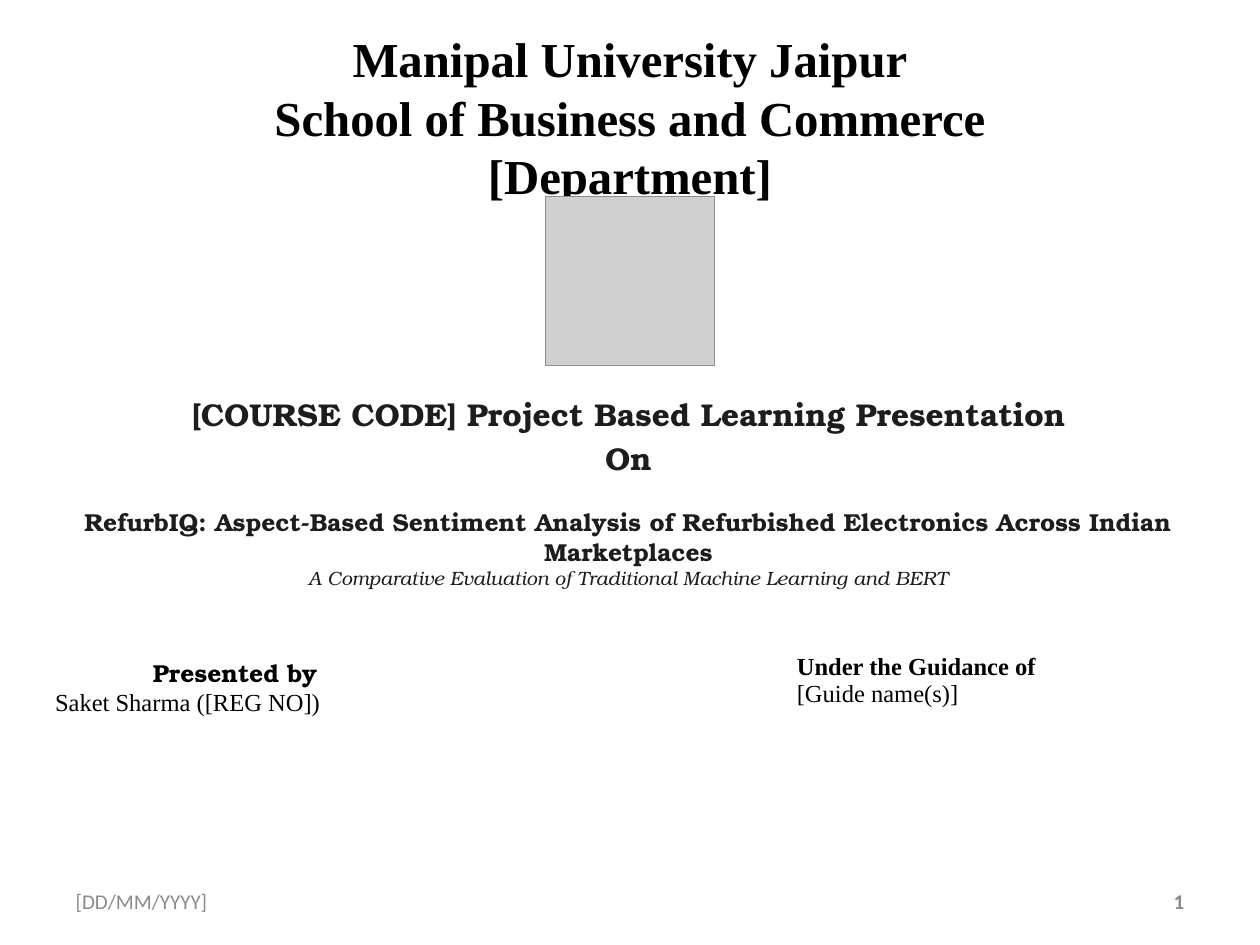
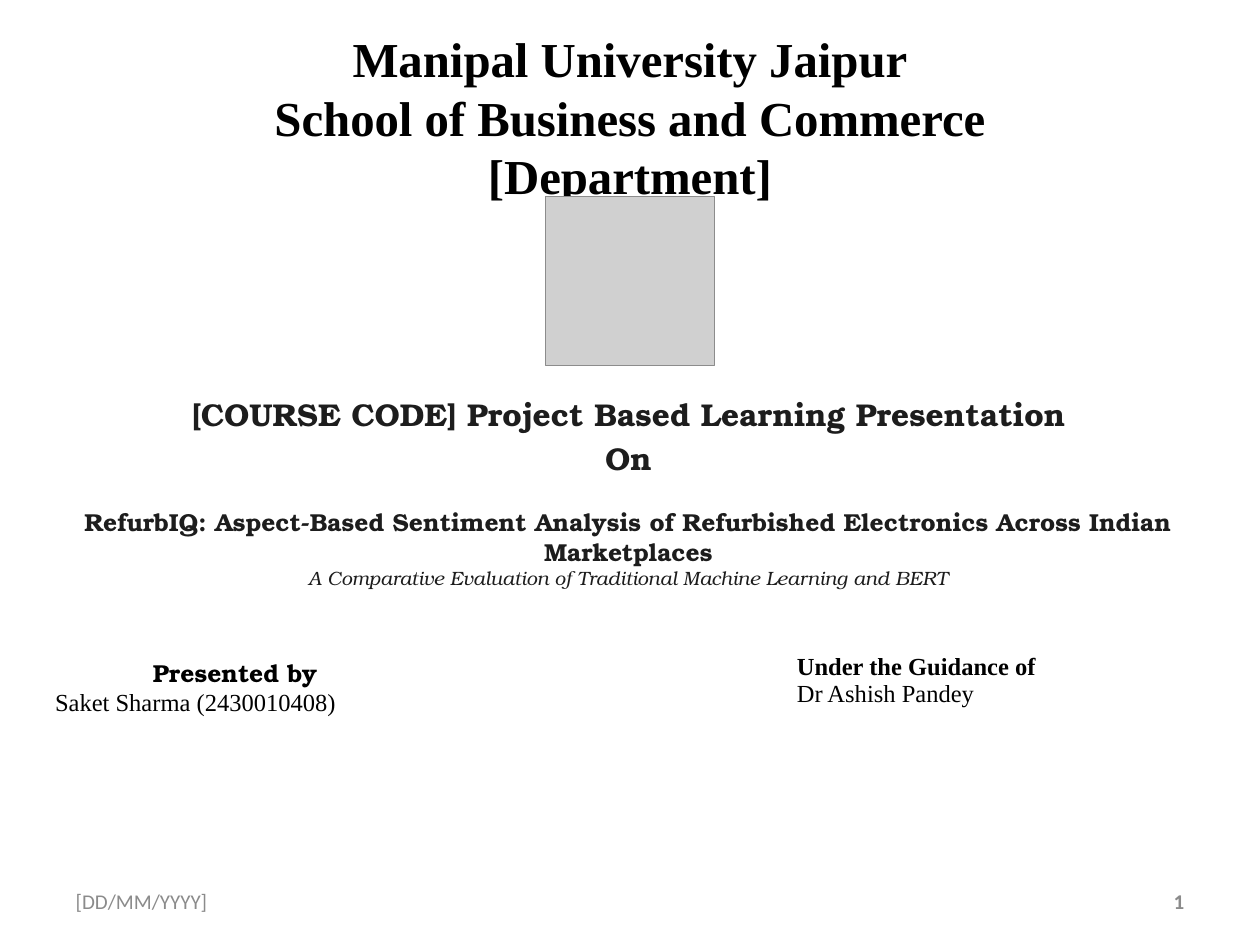
Before and after one commit to Saket-code40/refurbiq, a slide deck: slide 1 of presentation/RefurbIQ_PBL3.pptx. Drawn at 1260x945 pixels with LibreOffice and Linux fonts; fonts in the diff are those of the drawing; grey boxes stand for pictures; background and template pictures are left out. Boxes give left, top, right and bottom in pixels: in the first picture for what was removed or moved away, otherwise in the second. Text is boxed around its words. In the diff, an @@ line names an element or a change of style, - is before the commit and + after.

Commit message:
presentation: fill student name, registration number and mentor name on title slide

```diff
--- a/presentation/RefurbIQ_PBL3.pptx
+++ b/presentation/RefurbIQ_PBL3.pptx
@@ table at box(43, 648, 1230, 838) @@
-row 1, column 1: Presented by / Saket Sharma ([REG NO])
+row 1, column 1: Presented by / Saket Sharma (2430010408)
-row 1, column 3: Under the Guidance of / [Guide name(s)]
+row 1, column 3: Under the Guidance of / Dr Ashish Pandey
```
